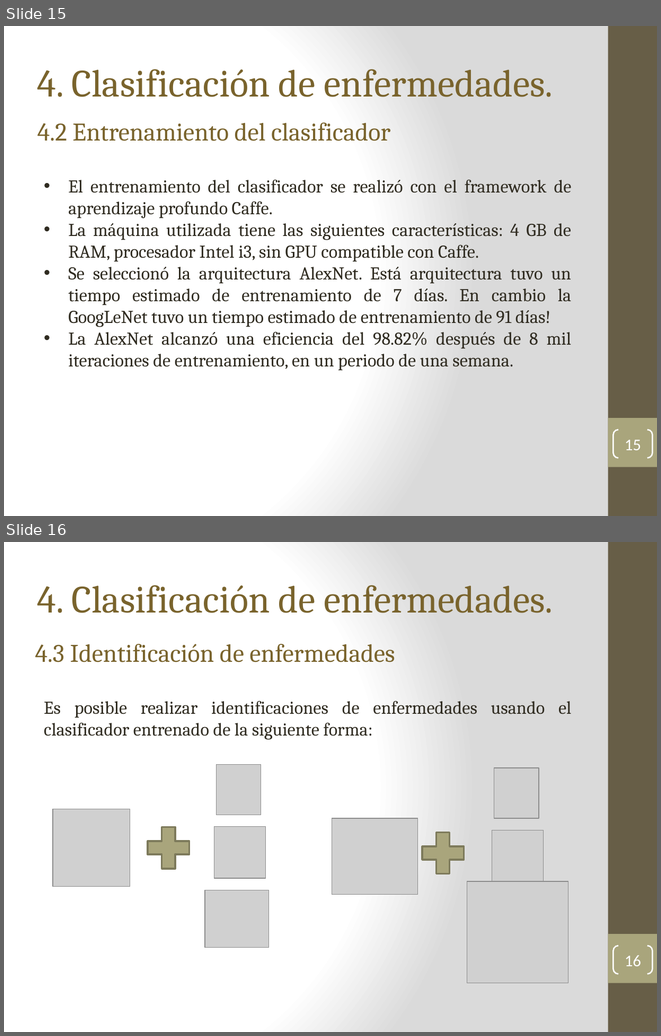
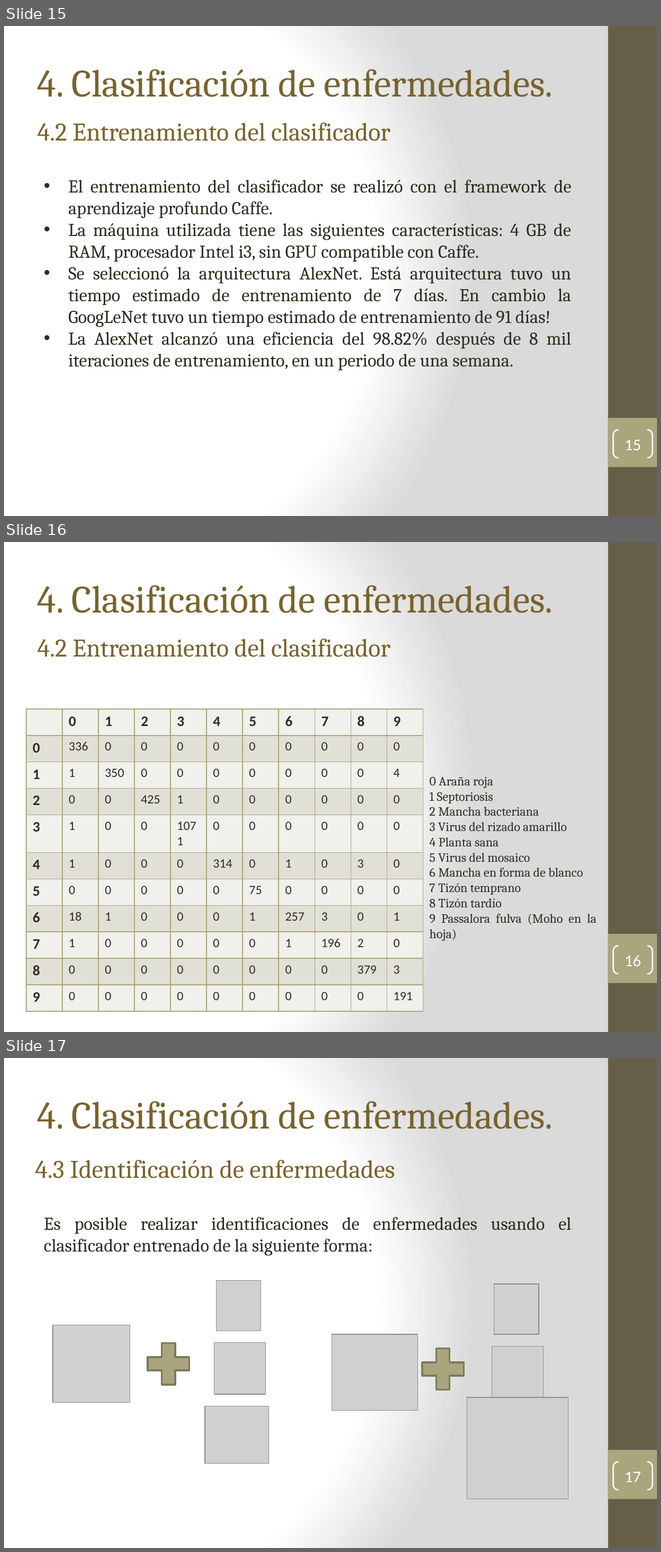
Before and after one commit to earredondo/PlantDiseaseDetection, a slide deck: technicalReport/tt2/presentacionTT2-v1.2.pptx. Shown one above the other, each under a label of ours: slides 15 and 16 before the commit, slides 15, 16 and 17 after it. The pictures are 661x1036 and 661x1552 pixels, drawn with LibreOffice and Linux fonts; fonts in the diff are those of the drawing; grey boxes stand for pictures. Boxes give left, top, right and bottom in pixels: in the first picture for what was removed or moved away, otherwise in the second. Text is boxed around its words. In the diff, an @@ line names an element or a change of style, - is before the commit and + after.

```diff
--- a/technicalReport/tt2/presentacionTT2-v1.2.pptx
+++ b/technicalReport/tt2/presentacionTT2-v1.2.pptx
@@ slide 16 added at (x1=4, y1=542, x2=657, y2=1032), background gradient #FFFFFF to #DADADA; not listed: 2 template elements that a slide beside it also shows @@
@@ text added at (x1=37, y1=585, x2=553, y2=613), 42.5 pt, text #79642D @@
+4. Clasificación de enfermedades.
@@ text added at (x1=37, y1=638, x2=390, y2=657), 28 pt, text #79642D @@
+4.2 Entrenamiento del clasificador
@@ table added at (x1=26, y1=709, x2=421, y2=1011), 11 rows, 11 columns @@
+ | 0 | 1 | 2 | 3 | 4 | 5 | 6 | 7 | 8 | 9
+0 | 336 | 0 | 0 | 0 | 0 | 0 | 0 | 0 | 0 | 0
+1 | 1 | 350 | 0 | 0 | 0 | 0 | 0 | 0 | 0 | 4
+2 | 0 | 0 | 425 | 1 | 0 | 0 | 0 | 0 | 0 | 0
+3 | 1 | 0 | 0 | 1071 | 0 | 0 | 0 | 0 | 0 | 0
+4 | 1 | 0 | 0 | 0 | 314 | 0 | 1 | 0 | 3 | 0
+5 | 0 | 0 | 0 | 0 | 0 | 75 | 0 | 0 | 0 | 0
+6 | 18 | 1 | 0 | 0 | 0 | 1 | 257 | 3 | 0 | 1
+7 | 1 | 0 | 0 | 0 | 0 | 0 | 1 | 196 | 2 | 0
+8 | 0 | 0 | 0 | 0 | 0 | 0 | 0 | 0 | 379 | 3
+9 | 0 | 0 | 0 | 0 | 0 | 0 | 0 | 0 | 0 | 191
@@ text added at (x1=430, y1=777, x2=597, y2=941), 14 pt, text #2F2B20 @@
+0 Araña roja
+1 Septoriosis
+2 Mancha bacteriana
+3 Virus del rizado amarillo
+4 Planta sana
+5 Virus del mosaico
+6 Mancha en forma de blanco
+7 Tizón temprano
+8 Tizón tardío
+9 Passalora fulva (Moho en la hoja)
@@ page number added at (x1=613, y1=945, x2=652, y2=973), outline #FFFFFF 1.5 pt, 18 pt, text #FFFFFF @@
+16
@@ what was slide 16 is now slide 17 @@
@@ page number at (x1=625, y1=1471, x2=641, y2=1482): text changed @@
-16
+17
```
Also in this commit, not shown: 3 slides changed, 1 other slide added, 5 other files.
